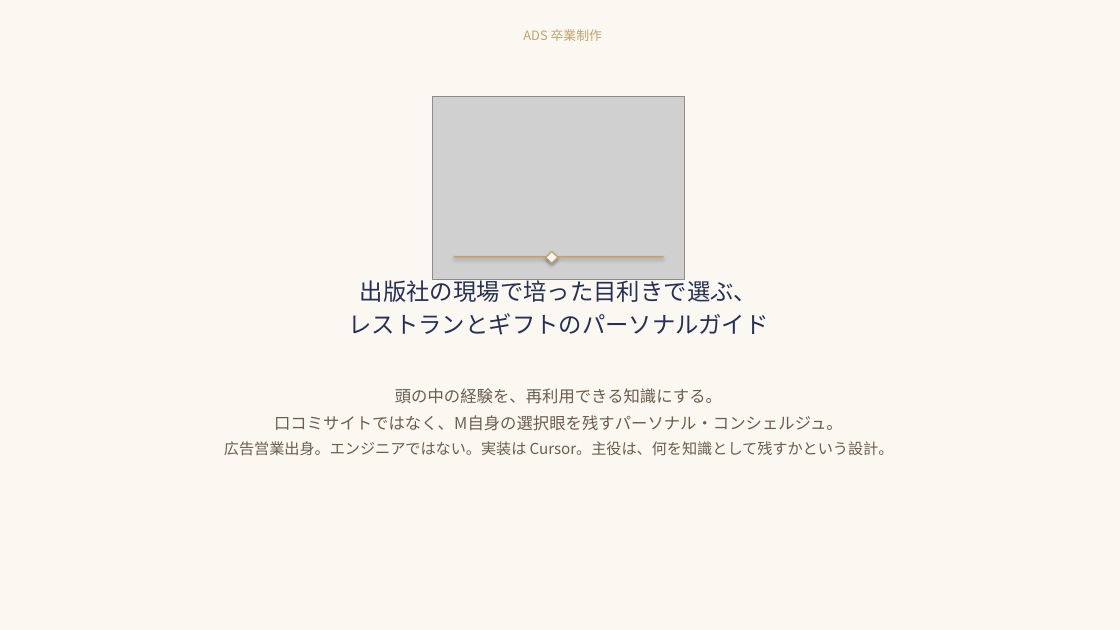
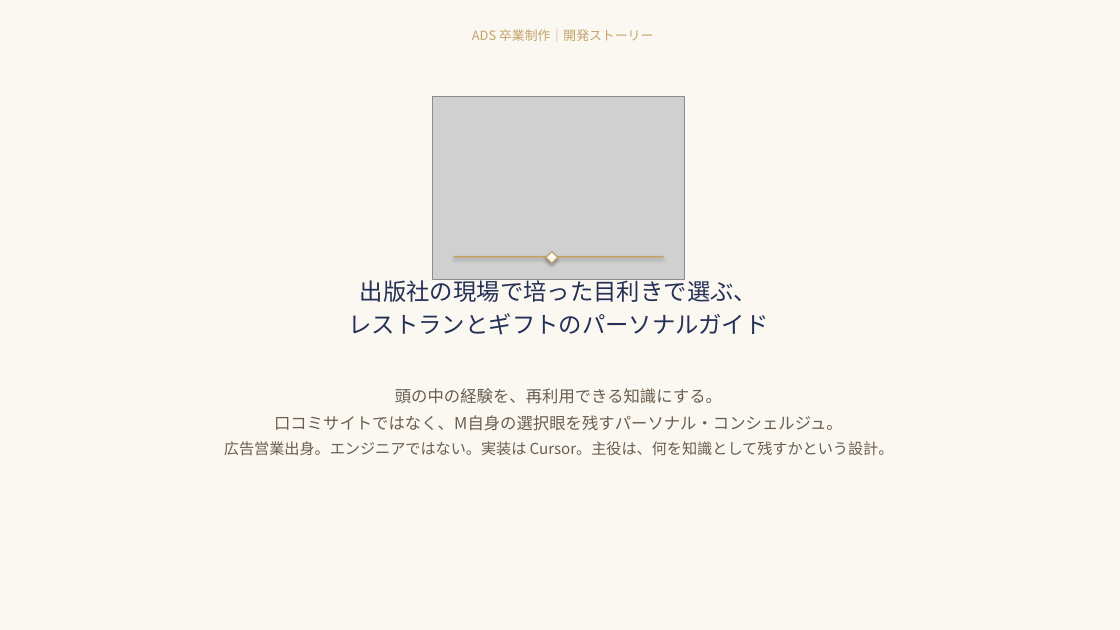
Before and after one commit to michijiro-glitch/ms-omotenashi-concierge, a slide deck: slide 1 of 卒業発表_MsOmotenashiConcierge.pptx. Drawn at 1120x630 pixels with LibreOffice and Linux fonts; fonts in the diff are those of the drawing; grey boxes stand for pictures. Boxes give left, top, right and bottom in pixels: in the first picture for what was removed or moved away, otherwise in the second. Text is boxed around its words. In the diff, an @@ line names an element or a change of style, - is before the commit and + after.

```diff
--- a/卒業発表_MsOmotenashiConcierge.pptx
+++ b/卒業発表_MsOmotenashiConcierge.pptx
@@ text at [472,29,653,41]: text changed @@
-ADS 卒業制作
+ADS 卒業制作｜開発ストーリー
```
Also in this commit, not shown: 3 other slides changed, 1 slide added, 1 slide removed, 6 other files.
